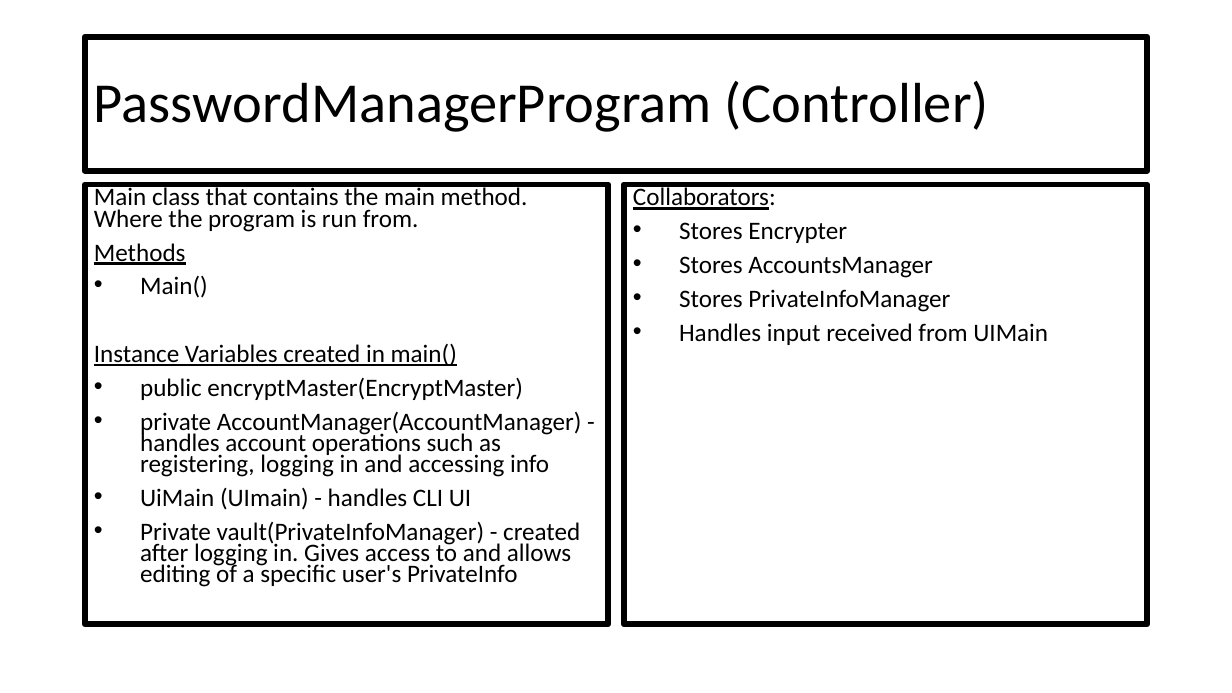
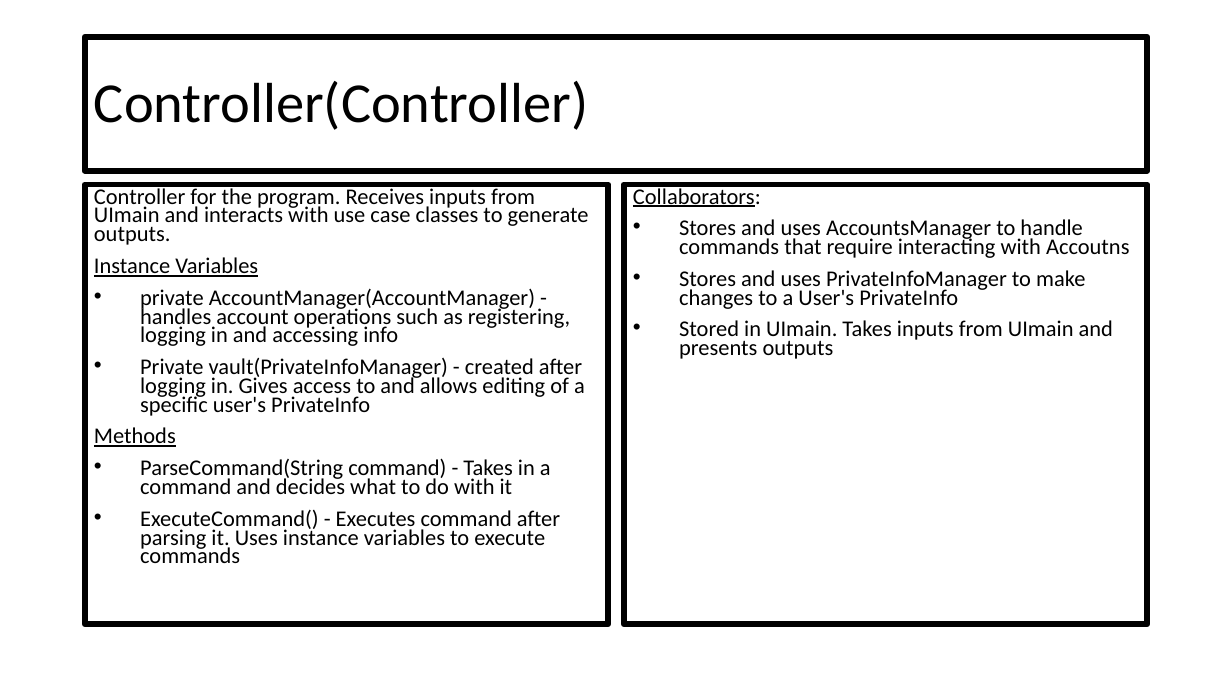
Before and after one commit to CSC207-UofT/course-project-group-020, a slide deck: slide 12 of phase0/CRC Cards.pptx (slide 13 before the commit). Drawn at 1232x693 pixels with LibreOffice and Linux fonts; fonts in the diff are those of the drawing. Boxes give left, top, right and bottom in pixels: in the first picture for what was removed or moved away, otherwise in the second. Text is boxed around its words. In the diff, an @@ line names an element or a change of style, - is before the commit and + after.

Commit message:
Reorganized CRC cards to better follow Clean architecture -- added Controller class

```diff
--- a/phase0/CRC Cards.pptx
+++ b/phase0/CRC Cards.pptx
@@ title at <box>94,81,588,130</box>: text changed @@
-PasswordManagerProgram (Controller)
+Controller(Controller)
@@ text at <box>94,185,589,416</box>: text changed; size 19.6 to 17.5 pt @@
-Main class that contains the main method. Where the program is run from.
+Controller for the program. Receives inputs from UImain and interacts with use case classes to generate outputs.
+Instance Variables
+• private AccountManager(AccountManager) - handles account operations such as registering, logging in and accessing info
+• Private vault(PrivateInfoManager) - created after logging in. Gives access to and allows editing of a specific user's PrivateInfo
@@ text at <box>633,185,761,207</box>: size 19.6 to 17.5 pt in "Collaborators:" @@
@@ text at <box>679,219,1129,359</box>: text changed; size 19.6 to 17.5 pt @@
-• Stores Encrypter
-• Stores AccountsManager
-• Stores PrivateInfoManager
-• Handles input received from UIMain
+• Stores and uses AccountsManager to handle commands that require interacting with Accoutns
+• Stores and uses PrivateInfoManager to make changes to a User's PrivateInfo
+• Stored in UImain. Takes inputs from UImain and presents outputs
@@ text at <box>94,427,176,447</box>: size 19.6 to 17.5 pt in "Methods" @@
@@ text at <box>140,458,560,563</box>: text changed; size 19.6 to 17.5 pt @@
-• Main()
-Instance Variables created in main()
-• public encryptMaster(EncryptMaster)
-• private AccountManager(AccountManager) - handles account operations such as registering, logging in and accessing info
-• UiMain (UImain) - handles CLI UI
-• Private vault(PrivateInfoManager) - created after logging in. Gives access to and allows editing of a specific user's PrivateInfo
+• ParseCommand(String command) - Takes in a command and decides what to do with it
+• ExecuteCommand() - Executes command after parsing it. Uses instance variables to execute commands
```
Also in this commit, not shown: 8 other slides changed, 1 slide added.
